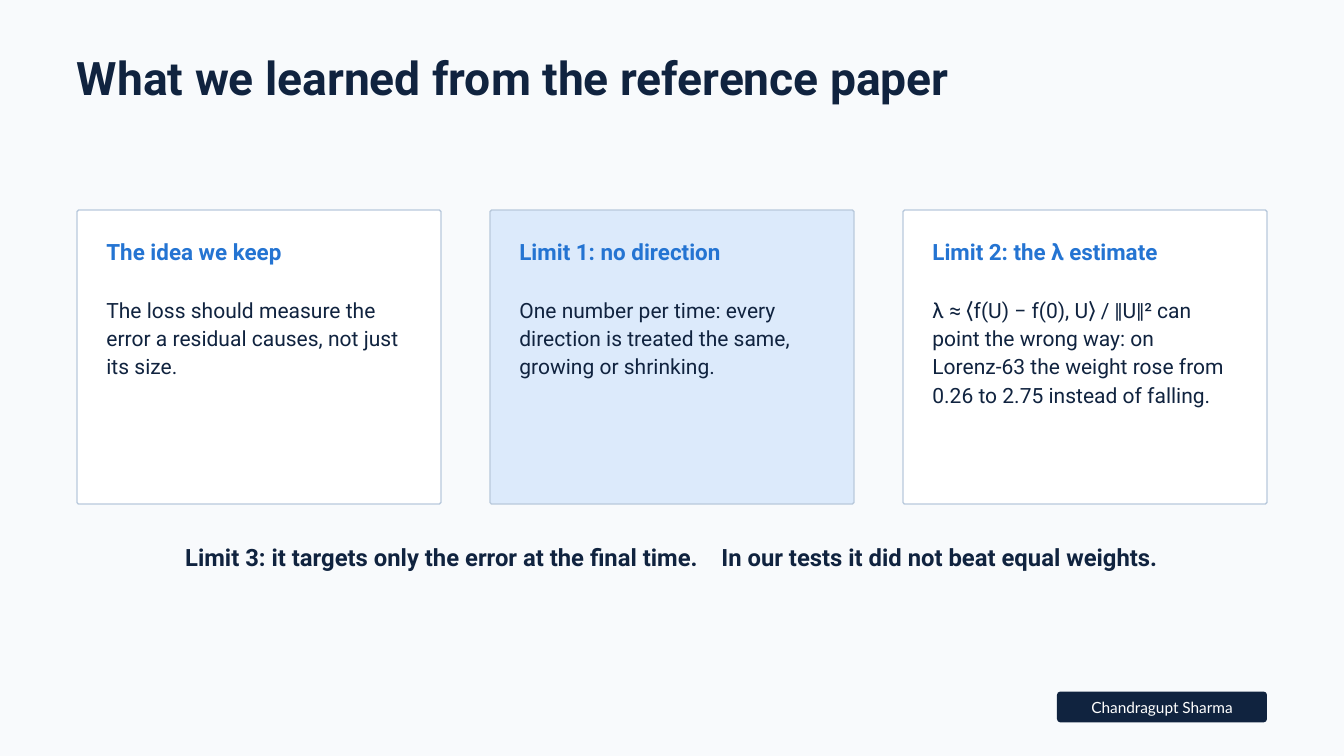
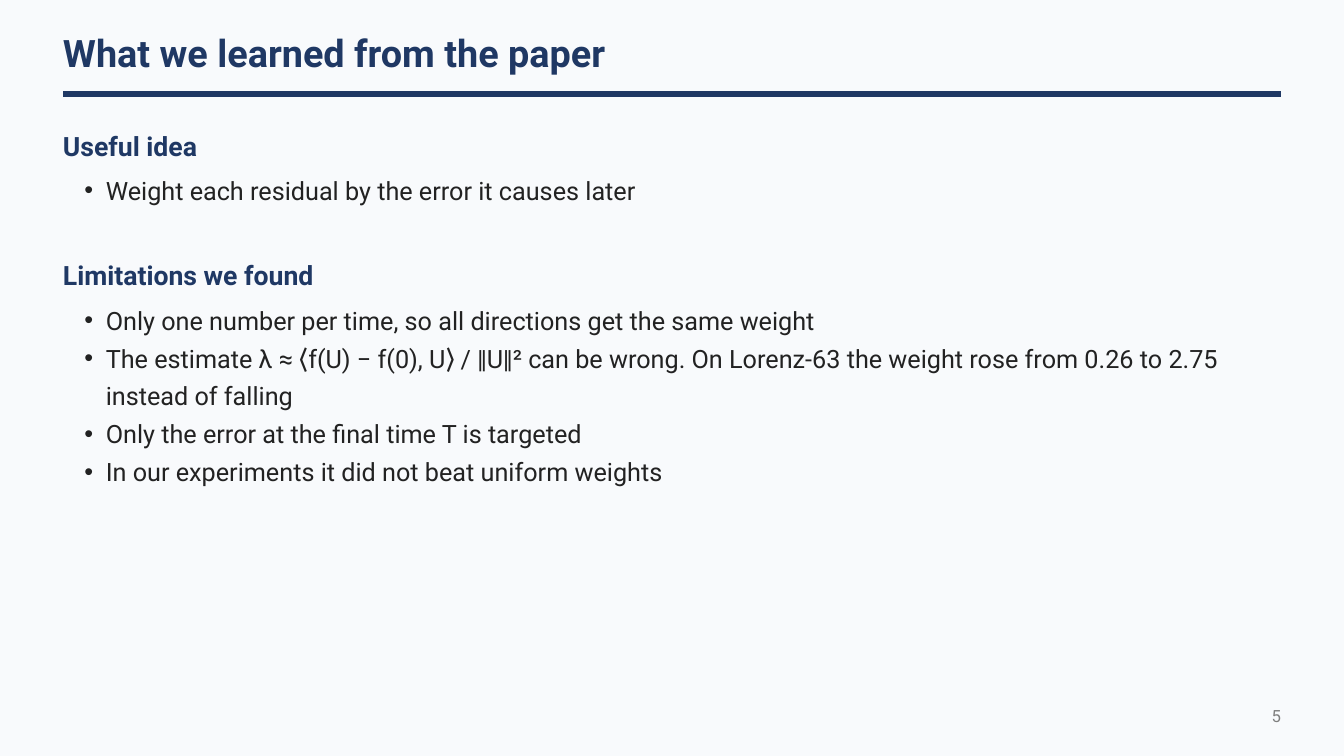
Before and after one commit to ChandraguptSharma07/directional_pinn, a slide deck: slide 5 of matrix_weighting/docs/slides/presentation.pptx. Drawn at 1344x756 pixels with LibreOffice and Linux fonts; fonts in the diff are those of the drawing. Boxes give left, top, right and bottom in pixels: in the first picture for what was removed or moved away, otherwise in the second. Text is boxed around its words. In the diff, an @@ line names an element or a change of style, - is before the commit and + after.

```diff
--- a/matrix_weighting/docs/slides/presentation.pptx
+++ b/matrix_weighting/docs/slides/presentation.pptx
@@ text at bbox=[63, 38, 605, 75]: text changed; size 49.5 to 40.5 pt; text colour #10233F to #1F3864 @@
-What we learned from the reference paper
+What we learned from the paper
@@ freeform shape added at bbox=[63, 91, 1281, 96], fill #1F3864 @@
@@ text added at bbox=[63, 135, 197, 157], 28.5 pt, text #1F3864, bold @@
+Useful idea
@@ text added at bbox=[106, 181, 635, 206], 27 pt, text #222222 @@
+  • Weight each residual by the error it causes later
@@ freeform shape removed at bbox=[77, 210, 442, 504] @@
@@ freeform shape removed at bbox=[490, 210, 854, 504] @@
@@ freeform shape removed at bbox=[903, 210, 1267, 504] @@
@@ text added at bbox=[63, 264, 313, 286], 28.5 pt, text #1F3864, bold @@
+Limitations we found
@@ text removed at bbox=[106, 243, 282, 265] @@
-The idea we keep
@@ text removed at bbox=[519, 243, 720, 260] @@
-Limit 1: no direction
@@ text removed at bbox=[932, 243, 1157, 261] @@
-Limit 2: the λ estimate
@@ text at bbox=[106, 311, 1218, 487]: text changed; size 22.5 to 27 pt; text colour #10233F to #222222 @@
-λ ≈ ⟨f(U) − f(0), U⟩ / ‖U‖² can point the wrong way: on Lorenz-63 the weight rose from 0.26 to 2.75 instead of falling.
+  • Only one number per time, so all directions get the same weight
+  • The estimate λ ≈ ⟨f(U) − f(0), U⟩ / ‖U‖² can be wrong. On Lorenz-63 the weight rose from 0.26 to 2.75 instead of falling
+  • Only the error at the final time T is targeted
+  • In our experiments it did not beat uniform weights
@@ text removed at bbox=[106, 302, 398, 375] @@
-The loss should measure the error a residual causes, not just its size.
@@ text removed at bbox=[519, 302, 790, 379] @@
-One number per time: every direction is treated the same, growing or shrinking.
@@ text removed at bbox=[185, 548, 1157, 571] @@
-Limit 3: it targets only the error at the final time. In our tests it did not beat equal weights.
@@ freeform shape removed at bbox=[1057, 691, 1267, 722] @@
@@ text removed at bbox=[1091, 701, 1232, 716] @@
-Chandragupt Sharma
@@ text added at bbox=[1272, 710, 1281, 722], 18 pt, text #7F7F7F @@
+5
```
Also in this commit, not shown: 11 other slides changed, 1 slide added, 2 other files.
